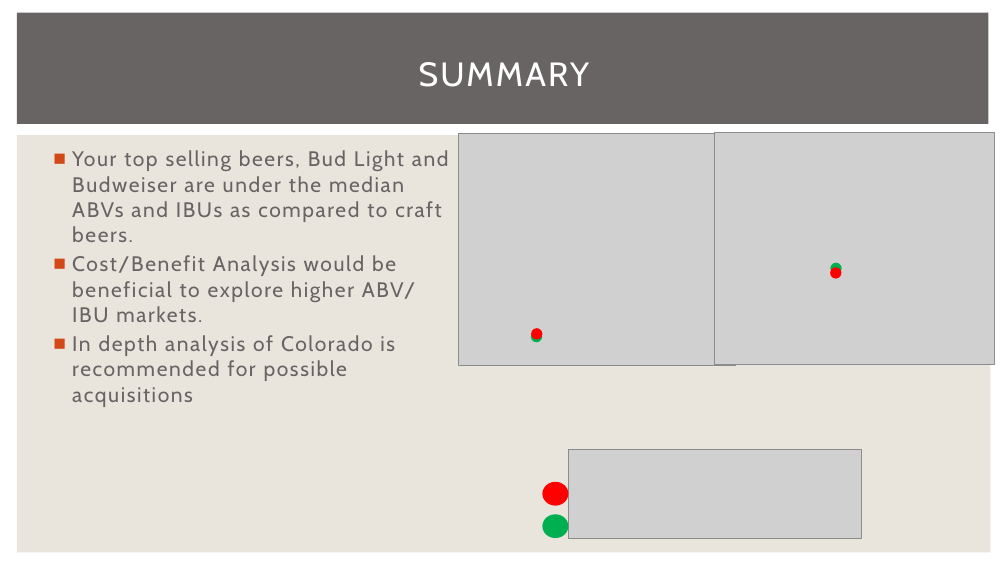
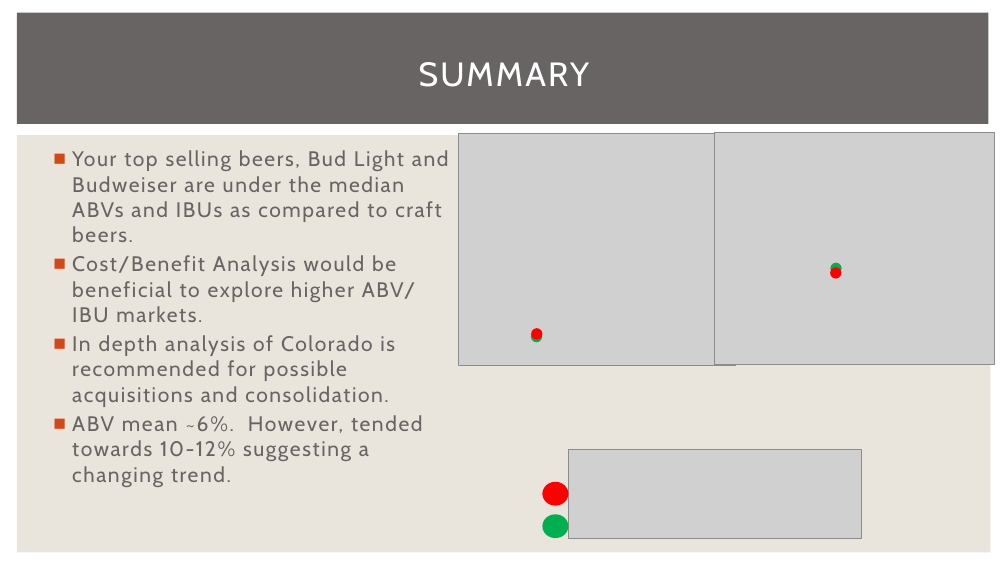
Before and after one commit to realdanielbyrne/BeersCaseStudy, a slide deck: slide 10 of Case study1016.pptx. Drawn at 1008x567 pixels with LibreOffice and Linux fonts; fonts in the diff are those of the drawing; grey boxes stand for pictures. Boxes give left, top, right and bottom in pixels: in the first picture for what was removed or moved away, otherwise in the second. Text is boxed around its words. In the diff, an @@ line names an element or a change of style, - is before the commit and + after.

```diff
--- a/Case study1016.pptx
+++ b/Case study1016.pptx
@@ text at (x1=72, y1=335, x2=422, y2=487): text changed @@
-■ In depth analysis of Colorado is recommended for possible acquisitions
+■ In depth analysis of Colorado is recommended for possible acquisitions and consolidation.
+■ ABV mean ~6%. However, tended towards 10-12% suggesting a changing trend.
```
Also in this commit, not shown: 10 other files.
